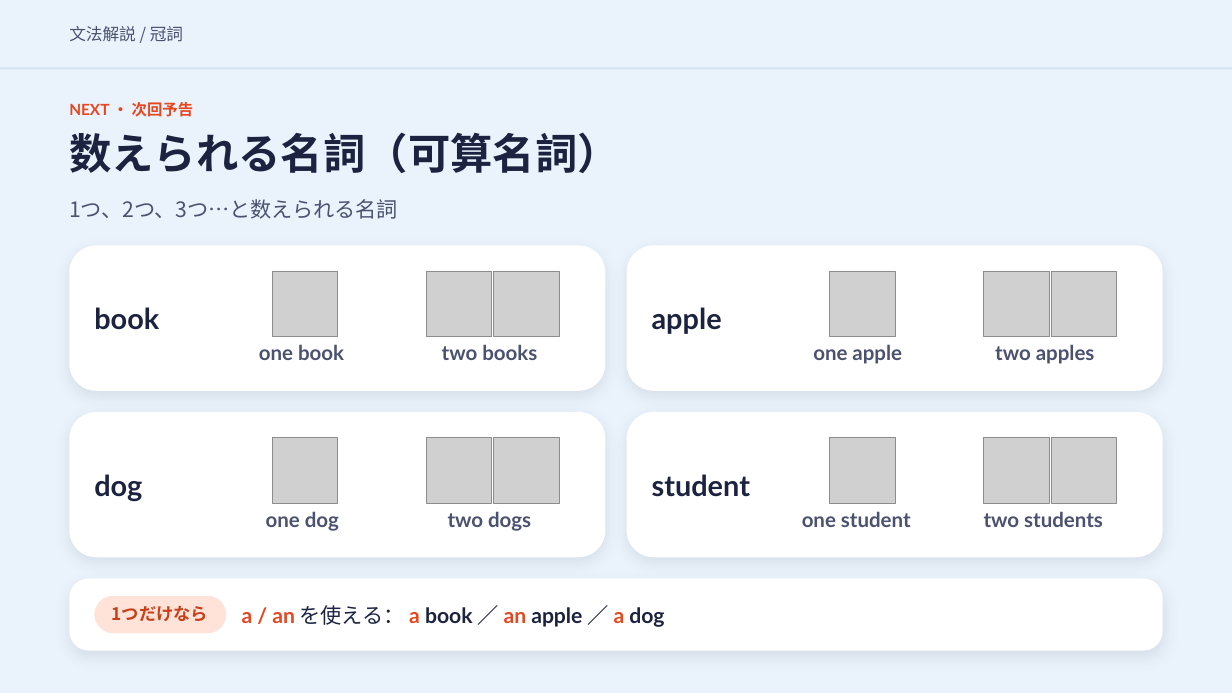
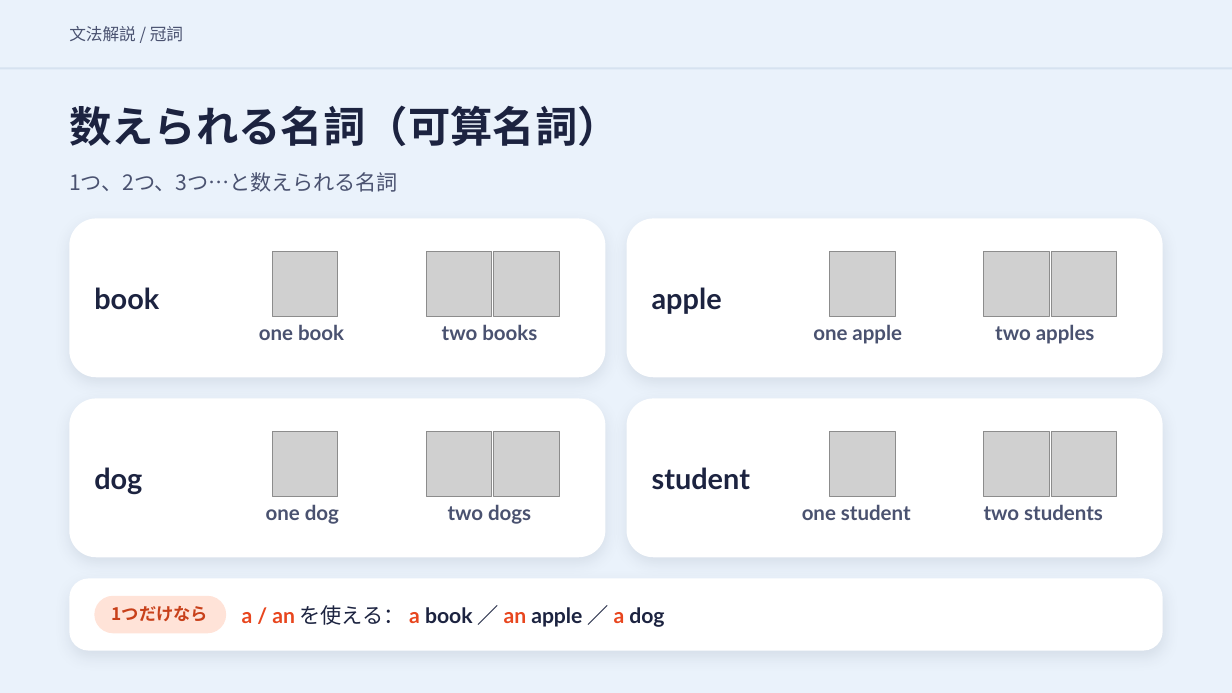
Before and after one commit to hinakajisaki-dev/hina-english, a slide deck: slide 17 of matome/a-the/a-the-slides.pptx. Drawn at 1232x693 pixels with LibreOffice and Linux fonts; fonts in the diff are those of the drawing; grey boxes stand for pictures. Boxes give left, top, right and bottom in pixels: in the first picture for what was removed or moved away, otherwise in the second. Text is boxed around its words. In the diff, an @@ line names an element or a change of style, - is before the commit and + after.

```diff
--- a/matome/a-the/a-the-slides.pptx
+++ b/matome/a-the/a-the-slides.pptx
@@ text "数えられる名詞（可算名詞）": place and size @@
-text "数えられる名詞（可算名詞）" at (69, 132, 619, 173)
+text "数えられる名詞（可算名詞）" at (69, 105, 619, 146)
@@ text removed at (69, 102, 194, 117) @@
-NEXT ・ 次回予告
@@ text "1つ、2つ、3つ…と数えられる名詞": place and size @@
-text "1つ、2つ、3つ…と数えられる名詞" at (69, 199, 398, 219)
+text "1つ、2つ、3つ…と数えられる名詞" at (69, 172, 398, 192)
@@ rounded rectangle: place and size @@
-rounded rectangle at (69, 246, 605, 391)
+rounded rectangle at (69, 218, 605, 377)
@@ proportions changed in 4 elements at (69, 398, 605, 557), (627, 398, 1163, 557), (69, 218, 605, 377), (627, 218, 1163, 377) @@
@@ rounded rectangle: place and size @@
-rounded rectangle at (627, 246, 1163, 391)
+rounded rectangle at (627, 218, 1163, 377)
@@ 6 pictures, 6 texts: place and size @@
-6 pictures, 6 texts at (94, 272, 1117, 364)
+6 pictures, 6 texts at (94, 251, 1117, 344)
@@ rounded rectangle: place and size @@
-rounded rectangle at (69, 412, 605, 557)
+rounded rectangle at (69, 398, 605, 557)
@@ rounded rectangle: place and size @@
-rounded rectangle at (627, 412, 1163, 557)
+rounded rectangle at (627, 398, 1163, 557)
@@ 6 pictures, 6 texts: place and size @@
-6 pictures, 6 texts at (94, 438, 1117, 531)
+6 pictures, 6 texts at (94, 432, 1117, 524)
```
Also in this commit, not shown: 14 other slides changed, 2 other files.
